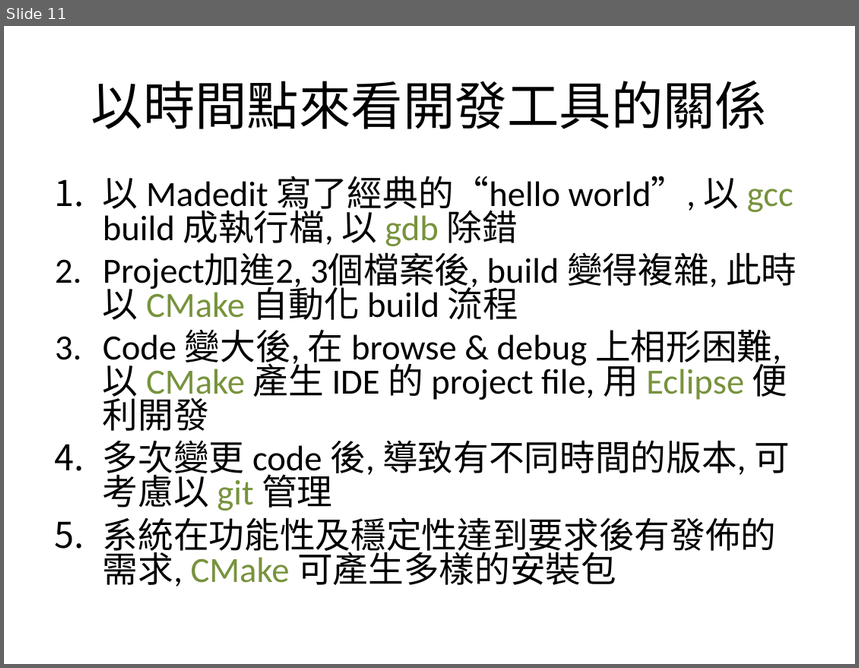
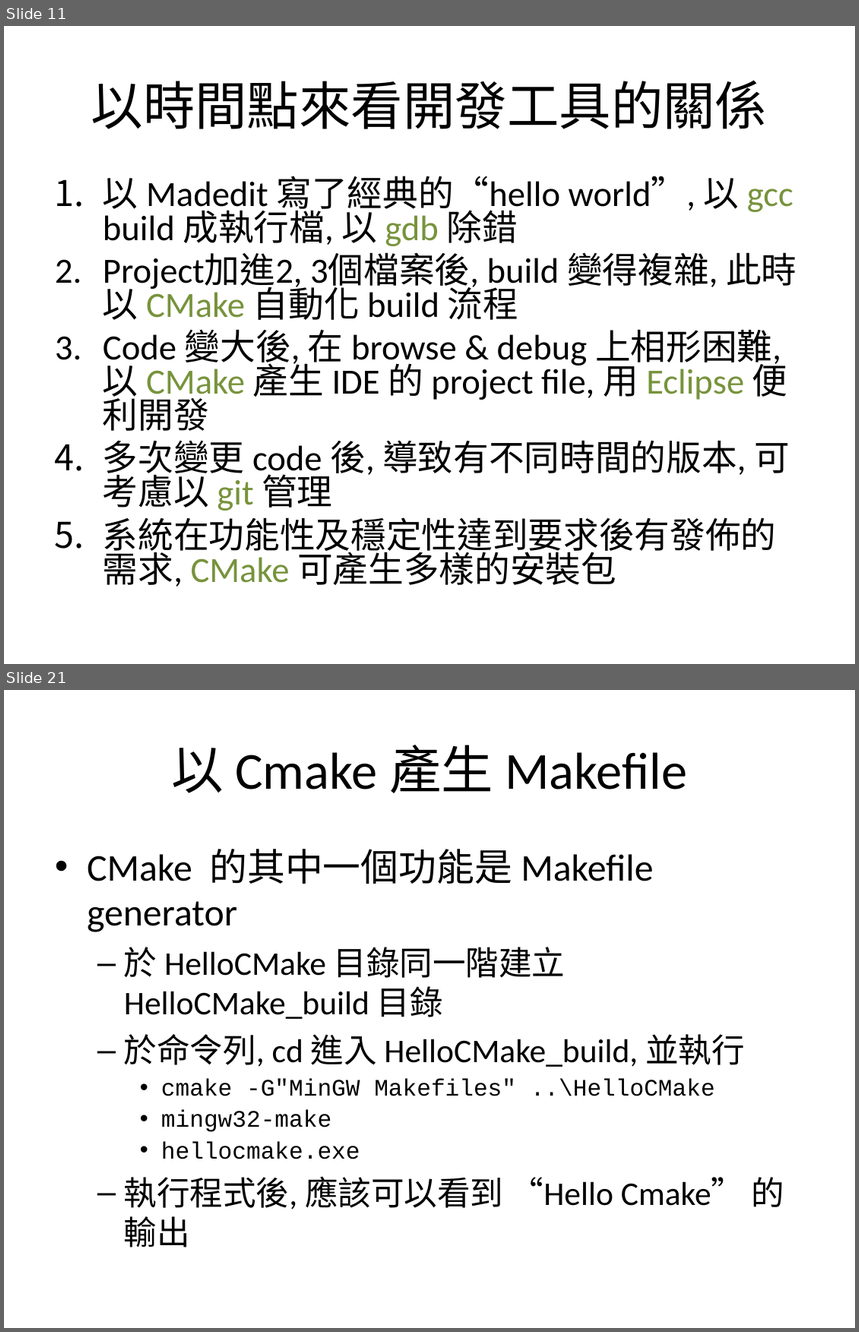
Before and after one commit to jayska/Programming, a slide deck: Slides/ProgFun.ppt. Shown one above the other, each under a label of ours: slide 11 before the commit, slides 11 and 21 after it; the slides between them are not shown. The pictures are 859x668 and 859x1332 pixels, drawn with LibreOffice and Linux fonts; fonts in the diff are those of the drawing. Boxes give left, top, right and bottom in pixels: in the first picture for what was removed or moved away, otherwise in the second. Text is boxed around its words. In the diff, an @@ line names an element or a change of style, - is before the commit and + after.

```diff
--- a/Slides/ProgFun.ppt
+++ b/Slides/ProgFun.ppt
@@ slide 21 added at [4,690,855,1328], background #FFFFFF @@
@@ title added at [172,745,687,793], 44 pt, text #000000 @@
+以 Cmake 產生 Makefile
@@ text added at [87,849,785,1248], 28 pt, text #000000 @@
+• CMake 的其中一個功能是 Makefile generator
+  – 於 HelloCMake 目錄同一階建立 HelloCMake_build 目錄
+  – 於命令列, cd 進入 HelloCMake_build, 並執行
+    • cmake -G"MinGW Makefiles" ..\HelloCMake
+    • mingw32-make
+    • hellocmake.exe
+  – 執行程式後, 應該可以看到 “Hello Cmake” 的輸出
```
Also in this commit, not shown: 7 slides changed, 15 other slides added, 2 slides removed.
